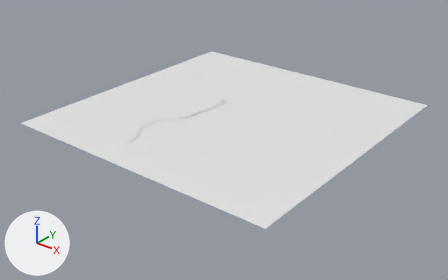
Before and after pictures for a commit that changed the OBJ model web/resources/meshes/marginal.obj.
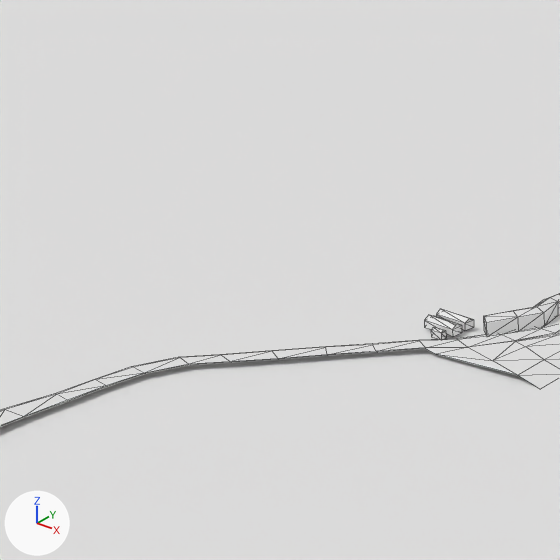
Old and new are each drawn whole from a camera (50 mm lens) standing at (86.5, -110.7, 61.6) and looking at (0.5, -3.3, -5.0) and again close up on the part from 32% to 43% of the width and 32% to 49% of the height. Every picture has the same lights, and +X, +Y and +Z are marked at lower left. The close-ups show mesh edges as thin lines. Where no turn or scale is listed for an object, it has been applied to the vertices. Vertices at the same position are counted once.

Objects in the first close-up: 'marginal'.
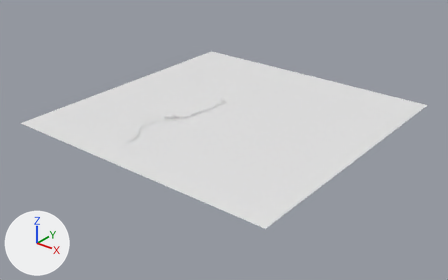
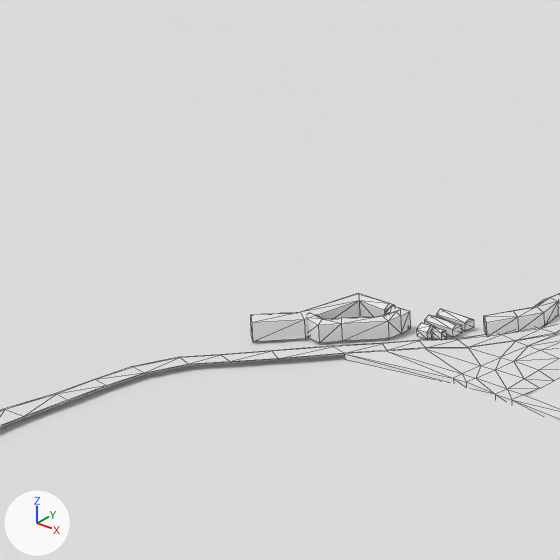
The change, as a list of edits to the scene's bpy script:
```text
Change me_marginal:
    used by ob_marginal; location = (0.0, 0.0, 0.0)
    remove me_marginal.from_pydata(...)  # 556 vertices, 823 faces; spans x -35.6..35.6, y -35.6..35.6, z 0.6..1.4
    add me_marginal.from_pydata(...)  # 649 vertices, 992 faces; spans x -35.6..35.6, y -35.6..35.6, z 0.6..1.4
    me_marginal part 1: a new loose piece of 33 vertices spanning x -10.0..-8.5, y -11.5..-9.8, z 0.7..1.2
    me_marginal part 2: a new loose piece of 20 vertices spanning x -10.8..-8.9, y -12.4..-9.9, z 0.7..1.3
    me_marginal part 3
    35 vertices are removed from x -8.1..-4.2, y -11.2..6.1, z 0.7..1.0
    174 faces are deleted
    3 vertices in x -9.1..-8.4, y -11.7..-11.0, z 0.8 move by (0.1, 0.1, 0.0)
    6 vertices move from x -8.8..-5.1, y -12.0..-10.1, z 0.8 to x -8.6..-4.5, y -11.8..-9.9, z 0.7..0.8
    64 vertices are added at x -8.6..-3.1, y -11.8..6.2, z 0.6..1.0
    13 new vertices lie (-0.4, 0.0, 0.1) away from vertices in x -4.6..-3.6, y -10.3..6.1, z 0.6..0.7
    6 new vertices lie (-0.4, 0.0, 0.2) away from vertices in x -4.5..-3.9, y -6.7..2.1, z 0.6
    264 new faces join them
```

Pixel boxes (x1, y1, x2, y2) of what changed, in the close-ups (560 x 560 px):
part 1 of me_marginal, added
    after: (308, 305, 410, 343)
part 2 of me_marginal, added
    after: (250, 293, 395, 342)
part 3 of me_marginal, built on
    before: (272, 327, 560, 387)
    after: (272, 323, 560, 422)
